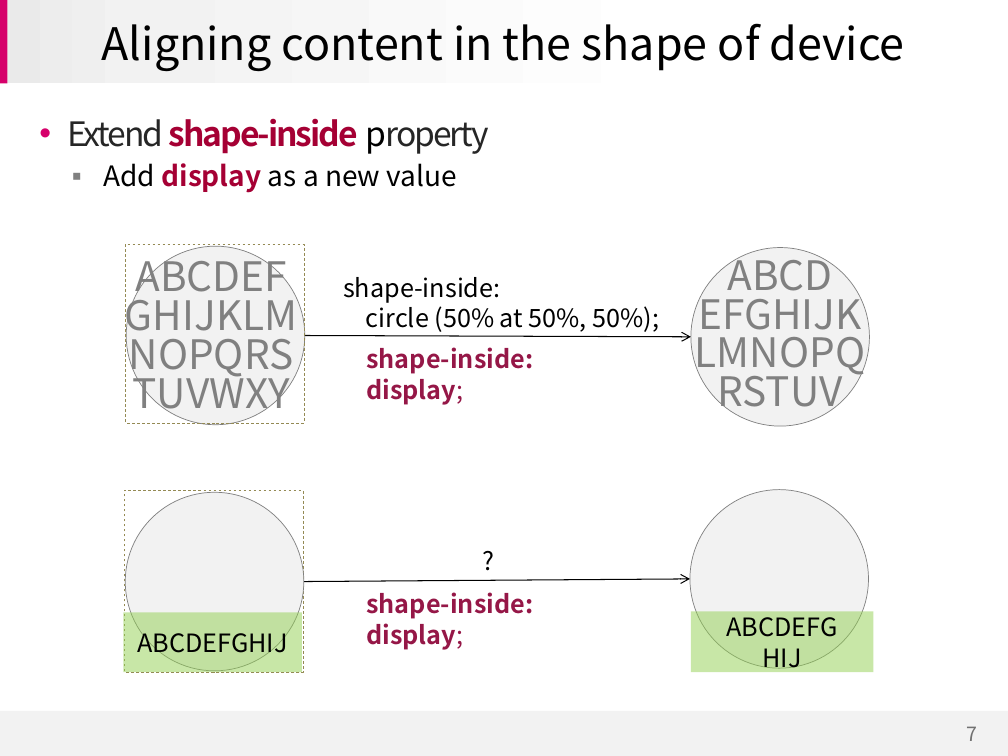
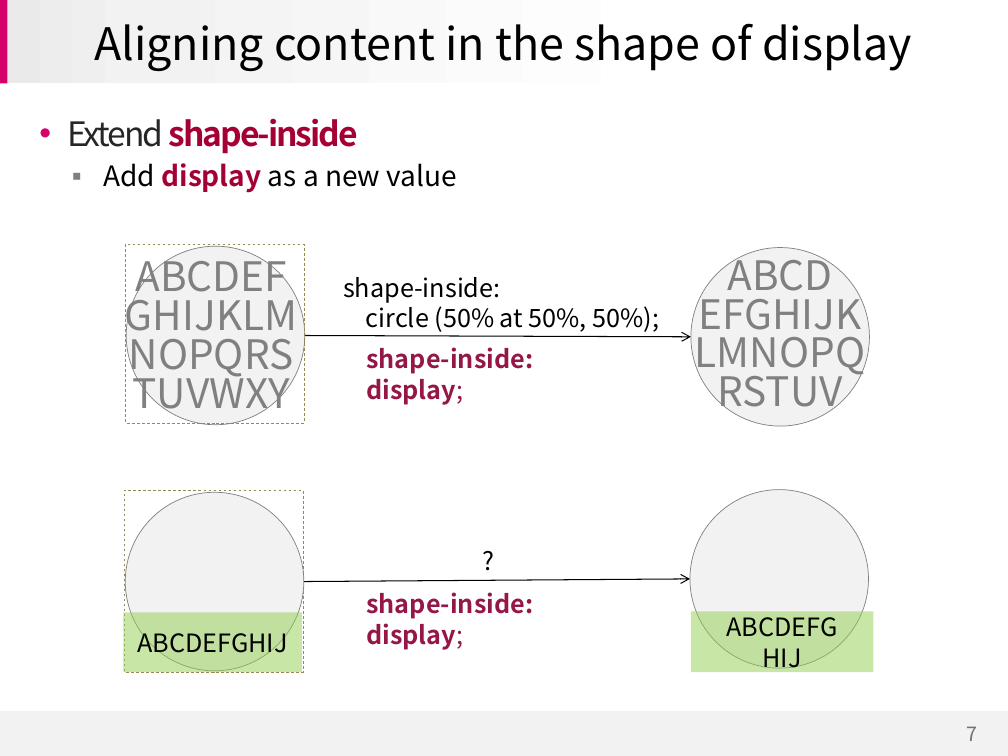
Before and after one commit to jihyerish/jhRoundDisplay, a slide deck: slide 7 of doc/CSS Round display for Dev Meetup in Sydney.pptx. Drawn at 1008x756 pixels with LibreOffice and Linux fonts; fonts in the diff are those of the drawing; background and template pictures are left out. Boxes give left, top, right and bottom in pixels: in the first picture for what was removed or moved away, otherwise in the second. Text is boxed around its words. In the diff, an @@ line names an element or a change of style, - is before the commit and + after.

```diff
--- a/doc/CSS Round display for Dev Meetup in Sydney.pptx
+++ b/doc/CSS Round display for Dev Meetup in Sydney.pptx
@@ title at (94, 23, 912, 71): text changed @@
-Aligning content in the shape of device
+Aligning content in the shape of display
@@ text at (67, 118, 358, 154): text changed; text colour #262626 to #A50034; bold on @@
-  • Extend shape-inside property
+  • Extend shape-inside
```
Also in this commit, not shown: 14 other slides changed, 2 other files.
